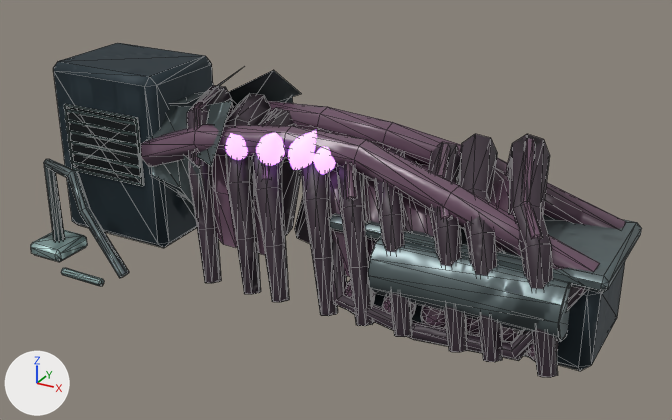
What one commit did to the glTF model public/assets/inc13/workshop/duct.glb.
Camera for both pictures: a camera (50 mm lens) standing at (4.17, -7.12, 4.34) and looking at (0.34, -0.15, 0.85). The lights are fixed; the arrows at lower left show +X, +Y and +Z. The picture after the commit comes second. Mesh edges are drawn as thin lines on the coarser meshes. Where no turn or scale is listed for an object, it has been applied to the vertices. Vertices at exactly the same position are counted once.

Objects in the first picture: 'swallowed-workbay--e9-body', 'swallowed-workbay--e9-dark', 'swallowed-workbay--e9-trim', 'swallowed-workbay--p11-bio-violet', 'swallowed-workbay--p11-flesh', 'swallowed-workbay--p11-growth', 'swallowed-workbay--p11-steel'.
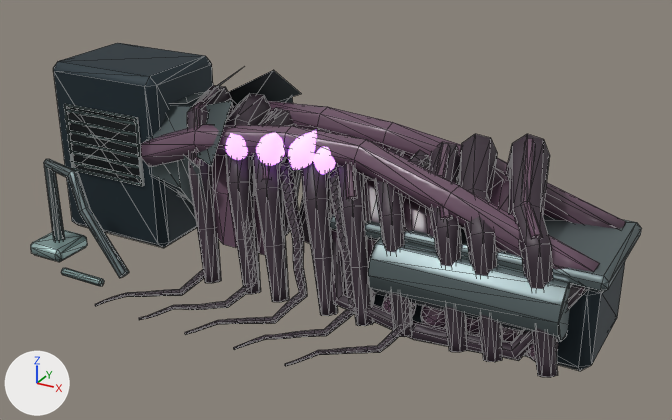
What differs and where, as boxes [x1, y1, x2, y2] in the pictures (672 x 420 px; the box of a moved part takes in the faces that stretch with it):
'swallowed-workbay--p11-growth', reshaped (23% wider)
    before: [187, 85, 587, 377]
    after: [95, 85, 587, 377]
part 1 of me_egg_under_carriage_001, moved or reshaped
    before: [212, 152, 510, 277]
    after: [212, 152, 510, 261]
part 2 of me_egg_under_carriage_001, surface changed
    both: [141, 89, 626, 348]
part 3 of me_arching_resin_rib_001, added
    after: [95, 115, 229, 306]
part 4 of me_arching_resin_rib_001, added
    after: [139, 221, 256, 320]
part 5 of me_arching_resin_rib_001, added
    after: [185, 158, 307, 335]
part 6 of me_arching_resin_rib_001, added
    after: [233, 168, 354, 350]
part 7 of me_arching_resin_rib_001, added
    after: [285, 150, 430, 366]
part 8 of me_arching_resin_rib_001, surface changed
    both: [187, 89, 587, 377]
part 9 of me_arching_resin_rib_001, edited (looks the same)
    both: [197, 124, 418, 340]
part 10 of me_benchtop_001, surface changed
    both: [44, 76, 627, 331]

What the commit changed:
me_egg_under_carriage_001 has 750 vertices, 1352 faces and spans x -1.72..2.84, y -0.77..0.59, z 0.09..1.72.
me_egg_under_carriage_001 is used by ob_swallowed_workbay__p11_flesh; location (0.0, 0.0, 0.0).
Part 1, on me_egg_under_carriage_001:
144 faces are deleted.
144 new faces join them.
me_egg_under_carriage_001 part 2: 1174 kept faces spanning x -1.72..2.84, y -0.77..0.59, z 0.09..1.72 get new texture (UV) coordinates.
me_arching_resin_rib_001 is used by ob_swallowed_workbay__p11_growth; location (0.0, 0.0, 0.0).
me_arching_resin_rib_001 had 476 vertices, 912 faces and spanned x -1.73..2.8, y -0.87..0.7, z 0.09..1.74.
me_arching_resin_rib_001 now has 1351 vertices, 2642 faces and spans x -1.73..2.8, y -1.53..0.7, z 0.01..1.74.
me_arching_resin_rib_001 part 3: a new loose piece of 175 vertices spanning x -1.48..-0.67, y -1.52..0.13, z 0.02..1.5, in mat_p11_growth.
me_arching_resin_rib_001 part 4: a new loose piece of 175 vertices spanning x -0.96..-0.14, y -1.53..0.13, z 0.02..1.5, in mat_p11_growth.
me_arching_resin_rib_001 part 5: a new loose piece of 175 vertices spanning x -0.44..0.38, y -1.53..0.13, z 0.01..1.5, in mat_p11_growth.
me_arching_resin_rib_001 part 6: a new loose piece of 175 vertices spanning x 0.08..0.9, y -1.53..0.13, z 0.02..1.5, in mat_p11_growth.
me_arching_resin_rib_001 part 7: a new loose piece of 175 vertices spanning x 0.6..1.42, y -1.53..0.13, z 0.01..1.5, in mat_p11_growth.
me_arching_resin_rib_001 part 8: 906 kept faces spanning x -1.73..2.8, y -0.87..0.7, z 0.09..1.74 get new texture (UV) coordinates.
me_arching_resin_rib_001 part 9: 191 kept faces spanning x -1.37..1.43, y -0.87..0.48, z 0.09..1.59 get new vertex colours.
me_benchtop_001 has 160 vertices, 244 faces and spans x -2.66..2.95, y -1.19..1.0, z 0.1..1.95.
me_benchtop_001 is used by ob_swallowed_workbay__p11_steel; location (0.0, 0.0, 0.0).
me_benchtop_001 part 10: texture (UV) coordinates of 244 of 244 faces, centred in x -2.65..2.95, y -1.18..0.86, z 0.1..1.81, changed; they spanned u 0.01..0.94, v 0.04..0.99 and now span u 0.01..0.99, v 0.01..0.99.
